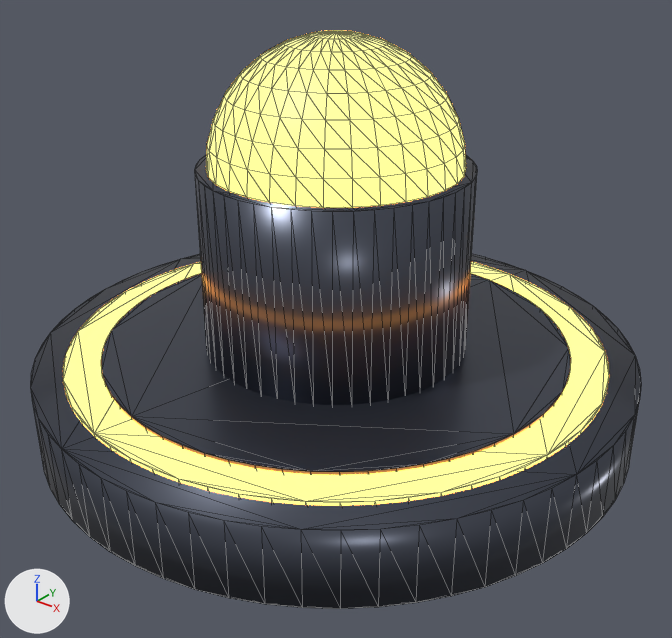
Renders of the glTF model app/src/main/assets/models/rebatedor_p2.glb from each side of a commit.
Rendered twice from a 50 mm lens placed at (0.1415, -0.1768, 0.137), pointed at (0.0057, -0.0071, 0.0318). Lighting does not change. The marker at lower left points along +X, +Y and +Z. The older version comes first. Mesh edges are drawn as thin lines. Vertices at exactly the same position are counted once.

In view in the first picture: 'MalletBase', 'MalletDome', 'MalletGlowRing', 'MalletInnerRim', 'MalletKnob'.
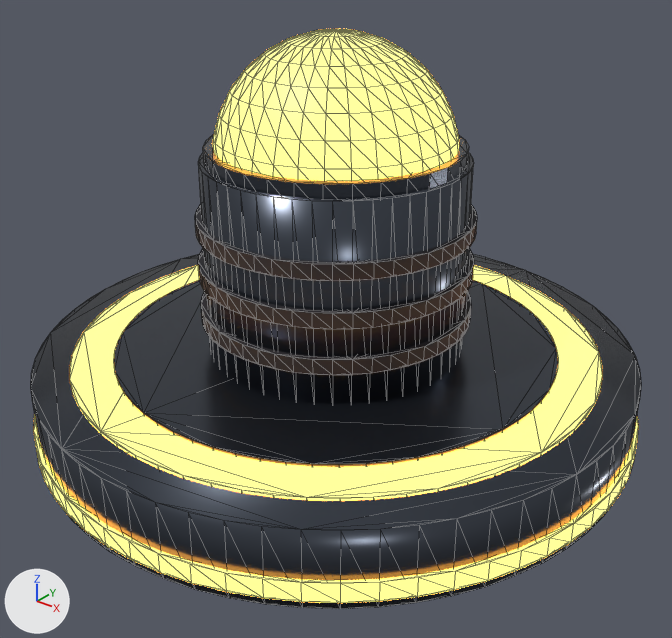
Location of each change, (x1, y1, x2, y2) in pixels of the pictures (672 x 638 px; the box of a moved part takes in the faces that stretch with it):
'MalletBase', recoloured
    both: (31, 254, 641, 607)
'MalletKnob', recoloured, rescaled
    before: (195, 154, 477, 405)
    after: (198, 153, 474, 404)
'MalletInnerRim', recoloured, rescaled (7% shorter)
    before: (101, 273, 571, 475)
    after: (114, 280, 558, 467)
'MalletDome', reshaped, moved
    before: (206, 31, 466, 208)
    after: (213, 29, 459, 181)
'MalletGlowRing', rescaled
    before: (63, 262, 609, 506)
    after: (70, 265, 602, 501)
'MalletLowerRing', added
    after: (34, 415, 638, 603)
'Cylinder.003', added
    after: (195, 204, 477, 281)
'Cylinder.002', added
    after: (198, 248, 474, 330)
'Cylinder.004', added
    after: (203, 134, 469, 199)
'Cylinder.001', added
    after: (201, 291, 471, 375)
part 4 of me_sphere, moved or reshaped
    before: (284, 31, 388, 52)
    after: (311, 29, 361, 37)

The change, as a diff of the scene's bpy script:
```diff
--- a/app/src/main/assets/models/rebatedor_p2.glb.py
+++ b/app/src/main/assets/models/rebatedor_p2.glb.py
@@ me_cylinder @@
 me_cylinder.from_pydata(...)  # 128 vertices, 252 faces; spans x -0.08..0.08, y -0.08..0.08, z -0.01..0.01
-me_cylinder.materials.append(mat_malletdarkcarbon)  # greyish blue #505561
+me_cylinder.materials.append(mat_malletcarbon)  # greyish blue #454b55
@@ me_cylinder_001 @@
-me_cylinder_001.from_pydata(...)  # 128 vertices, 252 faces; spans x -0.072..0.072, y -0.072..0.072, z -0.0108..0.0108
+me_cylinder_001.from_pydata(...)  # 128 vertices, 252 faces; spans x -0.0704..0.0704, y -0.0704..0.0704, z -0.0106..0.0106
+# me_cylinder_001 part 1: the whole mesh is scaled about its middle by 0.978
 me_cylinder_001.materials.append(mat_malletneon)
@@ me_cylinder_002 @@
-me_cylinder_002.from_pydata(...)  # 128 vertices, 252 faces; spans x -0.0624..0.0624, y -0.0624..0.0624, z -0.0115..0.0115
-me_cylinder_002.materials.append(mat_malletdarkcarbon)  # greyish blue #505561
+me_cylinder_002.from_pydata(...)  # 128 vertices, 252 faces; spans x -0.0592..0.0592, y -0.0592..0.0592, z -0.0112..0.0112
+# me_cylinder_002 part 2: the whole mesh is scaled about its middle by (0.949, 0.949, 0.974)
+me_cylinder_002.materials.append(mat_malletcarbon)  # greyish blue #454b55
@@ me_cylinder_003 @@
-me_cylinder_003.from_pydata(...)  # 96 vertices, 188 faces; spans x -0.035..0.035, y -0.035..0.035, z -0.025..0.025
-me_cylinder_003.materials.append(mat_malletdarkcarbon)  # greyish blue #505561
+me_cylinder_003.from_pydata(...)  # 96 vertices, 188 faces; spans x -0.034..0.034, y -0.034..0.034, z -0.026..0.026
+# me_cylinder_003 part 3: the whole mesh is scaled about its middle by (0.971, 0.971, 1.04)
+me_cylinder_003.materials.append(mat_malletcarbon)  # greyish blue #454b55
@@ me_sphere @@
-me_sphere.from_pydata(...)  # 482 vertices, 960 faces; spans x -0.0322..0.0322, y -0.0322..0.0322, z -0.0322..0.0322
-me_sphere.materials.append(mat_malletneon)  # orange #ffa03f, glowing orange #ffa03f
+me_sphere.from_pydata(...)  # 482 vertices, 960 faces; spans x -0.0306..0.0306, y -0.0306..0.0306, z -0.0306..0.0306
+# me_sphere part 4: 482 of 482 vertices moved; they spanned x -0.0322..0.0322, y -0.0322..0.0322, z -0.0322..0.0322 and now span x -0.0306..0.0306, y -0.0306..0.0306, z -0.0306..0.0306; mean shift (0.0, 0.0, 0.0)
+me_sphere.materials.append(mat_malletfactionneon)  # orange #ffaa3f, glowing orange #ffaa3f
@@ ob_malletknob @@
 ob_malletknob = bpy.data.objects.new('MalletKnob', me_cylinder_003)
-ob_malletknob.location = (0.0, 0.0, 0.045)
+ob_malletknob.location = (0.0, 0.0, 0.046)
@@ ob_malletdome @@
 ob_malletdome = bpy.data.objects.new('MalletDome', me_sphere)
-ob_malletdome.location = (0.0, 0.0, 0.07)
+ob_malletdome.location = (0.0, 0.0, 0.072)
@@ ob_cylinder_004 @@
+ob_cylinder_004 = bpy.data.objects.new('Cylinder.004', me_cylinder_008)  # a 32-sided cylinder along z spanning x -0.0326..0.0326, y -0.0326..0.0326, z -0.0035..0.0035; in mat_malletcarbon (greyish blue #454b55)
+ob_cylinder_004.location = (0.0, 0.0, 0.072)
@@ ob_cylinder_003 @@
+ob_cylinder_003 = bpy.data.objects.new('Cylinder.003', me_cylinder_007)  # a 48-sided cylinder along z spanning x -0.0357..0.0357, y -0.0357..0.0357, z -0.002..0.002; in mat_malletgriprubber (black #27272c)
+ob_cylinder_003.location = (0.0, 0.0, 0.056)
@@ ob_cylinder_002 @@
+ob_cylinder_002 = bpy.data.objects.new('Cylinder.002', me_cylinder_007.copy())
+ob_cylinder_002.location = (0.0, 0.0, 0.044)
@@ ob_cylinder_001 @@
+ob_cylinder_001 = bpy.data.objects.new('Cylinder.001', me_cylinder_007.copy())
+ob_cylinder_001.location = (0.0, 0.0, 0.032)
@@ ob_malletlowerring @@
+ob_malletlowerring = bpy.data.objects.new('MalletLowerRing', me_cylinder_001_1)  # 128 vertices, 252 faces; spans x -0.081..0.081, y -0.081..0.081, z -0.002..0.002; in mat_malletfactionneon (orange #ffaa3f, glowing orange #ffaa3f)
+ob_malletlowerring.location = (0.0, 0.0, 0.005)
```
